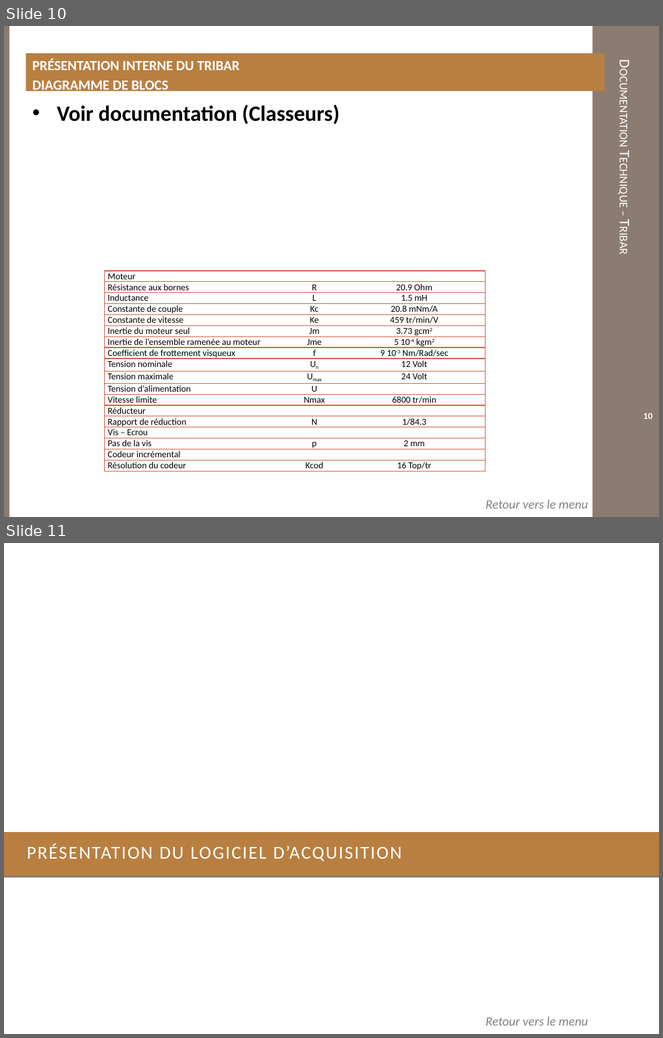
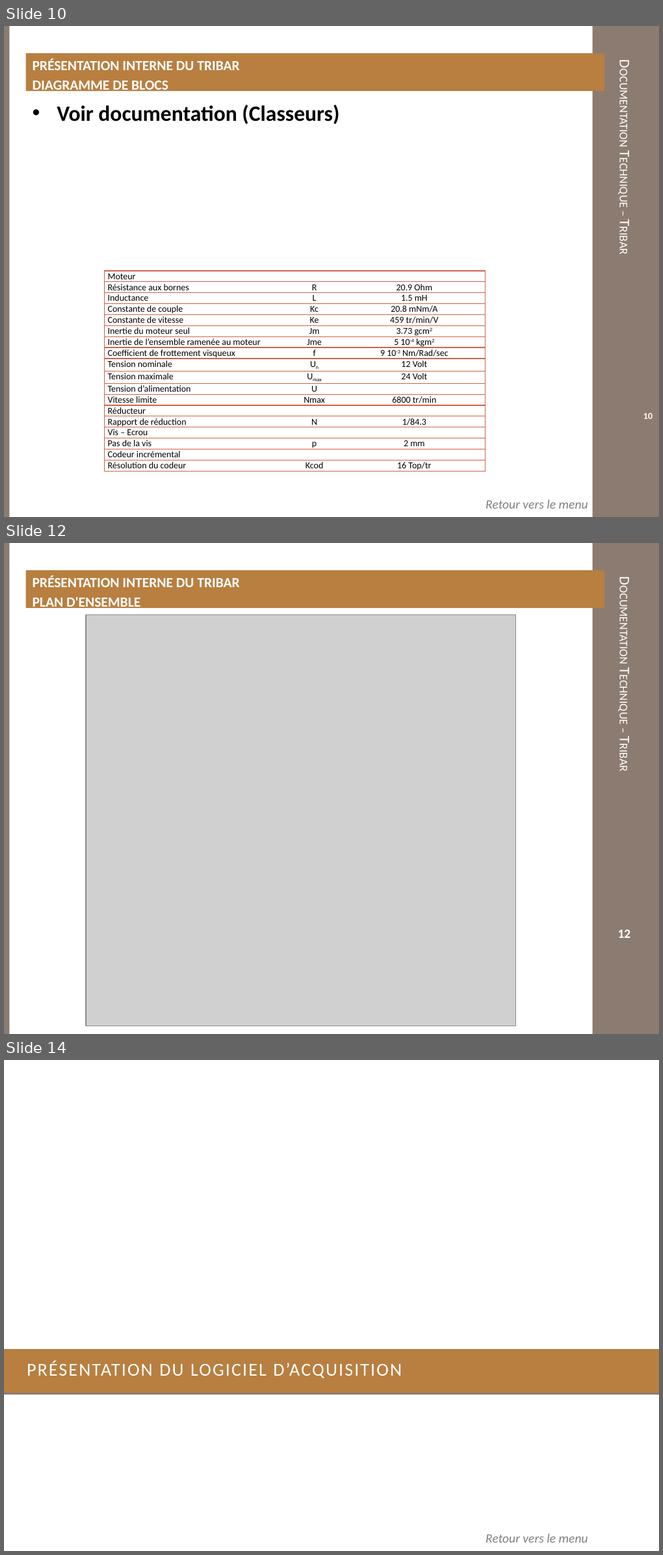
Before and after one commit to xpessoles/TP_PTSI, a slide deck: DocumentsTP/Documentation_Tribar.pptx. Shown one above the other, each under a label of ours: slides 10 and 11 before the commit, slides 10, 12 and 14 after it; the slides between them are not shown. The pictures are 663x1038 and 663x1555 pixels, drawn with LibreOffice and Linux fonts; fonts in the diff are those of the drawing; grey boxes stand for pictures; background and template pictures are left out. Boxes give left, top, right and bottom in pixels: in the first picture for what was removed or moved away, otherwise in the second. Text is boxed around its words. In the diff, an @@ line names an element or a change of style, - is before the commit and + after.

```diff
--- a/DocumentsTP/Documentation_Tribar.pptx
+++ b/DocumentsTP/Documentation_Tribar.pptx
@@ slide 12 added at (x1=4, y1=543, x2=659, y2=1034), background #FFFFFF; not listed: 3 template elements that a slide beside it also shows @@
@@ text added at (x1=25, y1=570, x2=604, y2=609), fill #B87F40, 15.4 pt, text #FFFFFF, bold @@
+PRÉSENTATION INTERNE DU TRIBAR
+PLAN D'ENSEMBLE
@@ picture added at (x1=86, y1=615, x2=516, y2=1027) @@
@@ page number added at (x1=618, y1=930, x2=631, y2=938), 14 pt, text #FFFFFF, bold @@
+12
@@ what was slide 11 is now slide 14 @@
```
Also in this commit, not shown: 1 slide changed, 2 other slides added, 5 other files.
